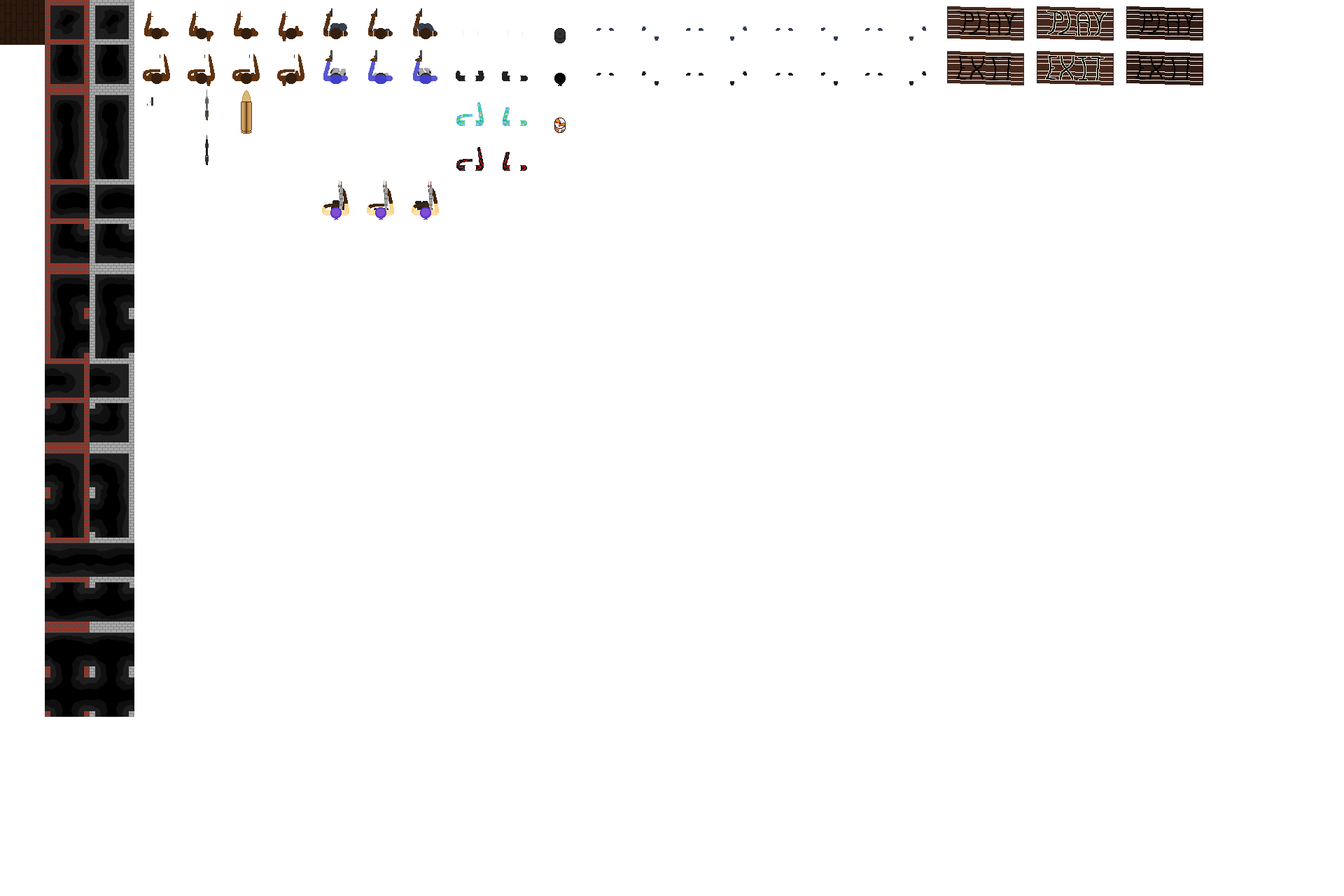
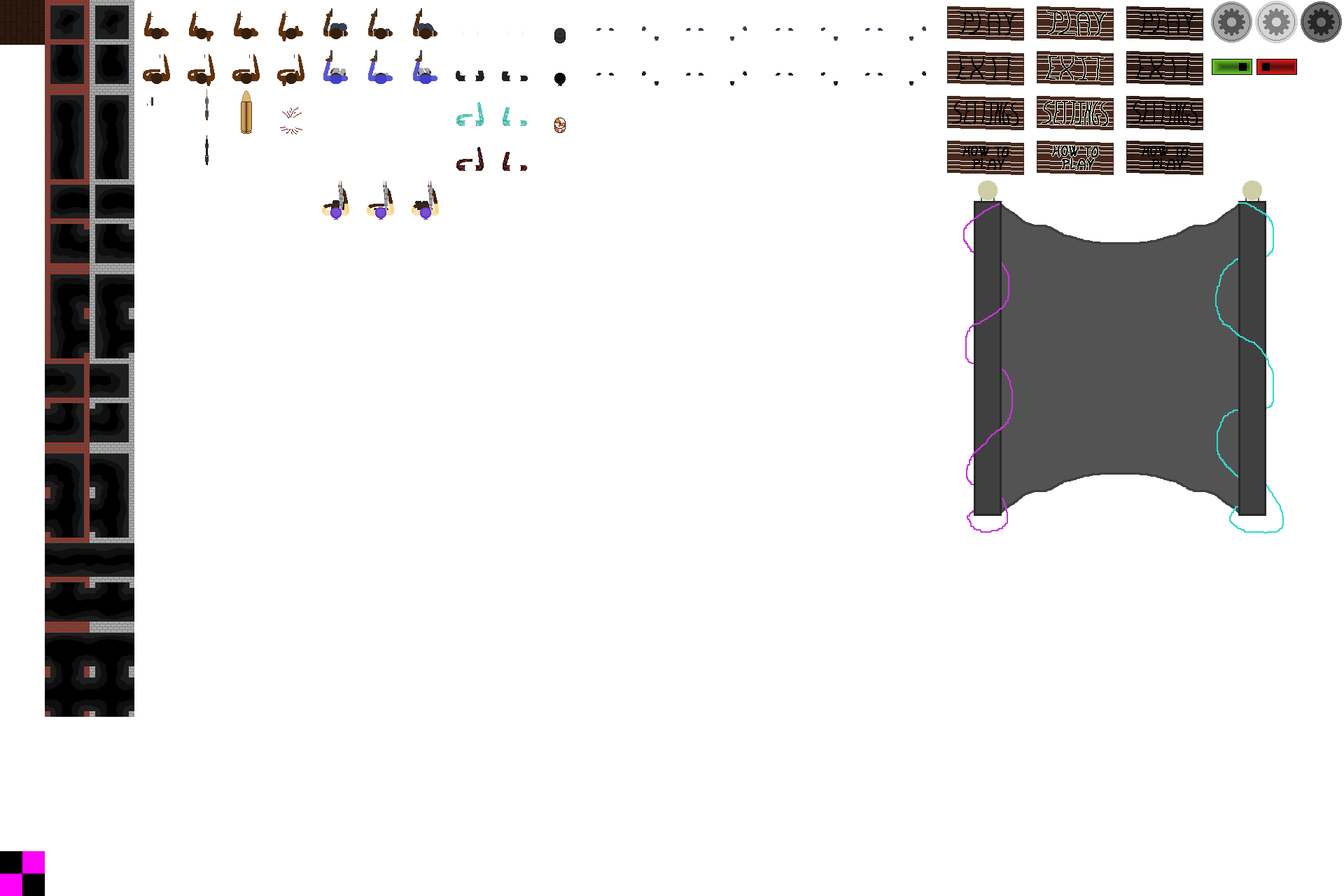
Before/after of a 1344px x 896px layered artwork. What changed in the layer stack:
added layer "not found.png" above "blood.png" over [0, 850, 45, 896]
added layer "blood.png" above "switch_off.png" over [279, 107, 303, 135]
added layer "switch_off.png" above "switch_on.png" over [1256, 58, 1297, 75]
added layer "switch_on.png" above "settings_menu.png" over [1211, 58, 1252, 75]
added layer "settings_menu.png" above "settings_button_wheel.png" over [962, 180, 1284, 534]
added layer "settings_button_wheel.png" above "htp_button.png" over [1210, 0, 1342, 44]
added layer "htp_button.png" above "settings_button.png" over [946, 140, 1203, 175]
added layer "settings_button.png" above "play_button.png" over [946, 95, 1203, 131]
